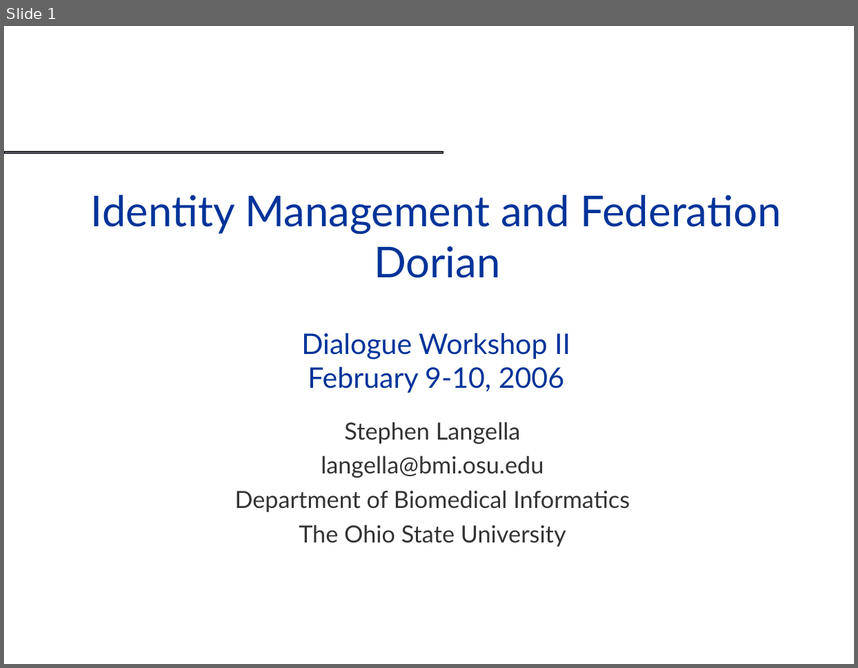
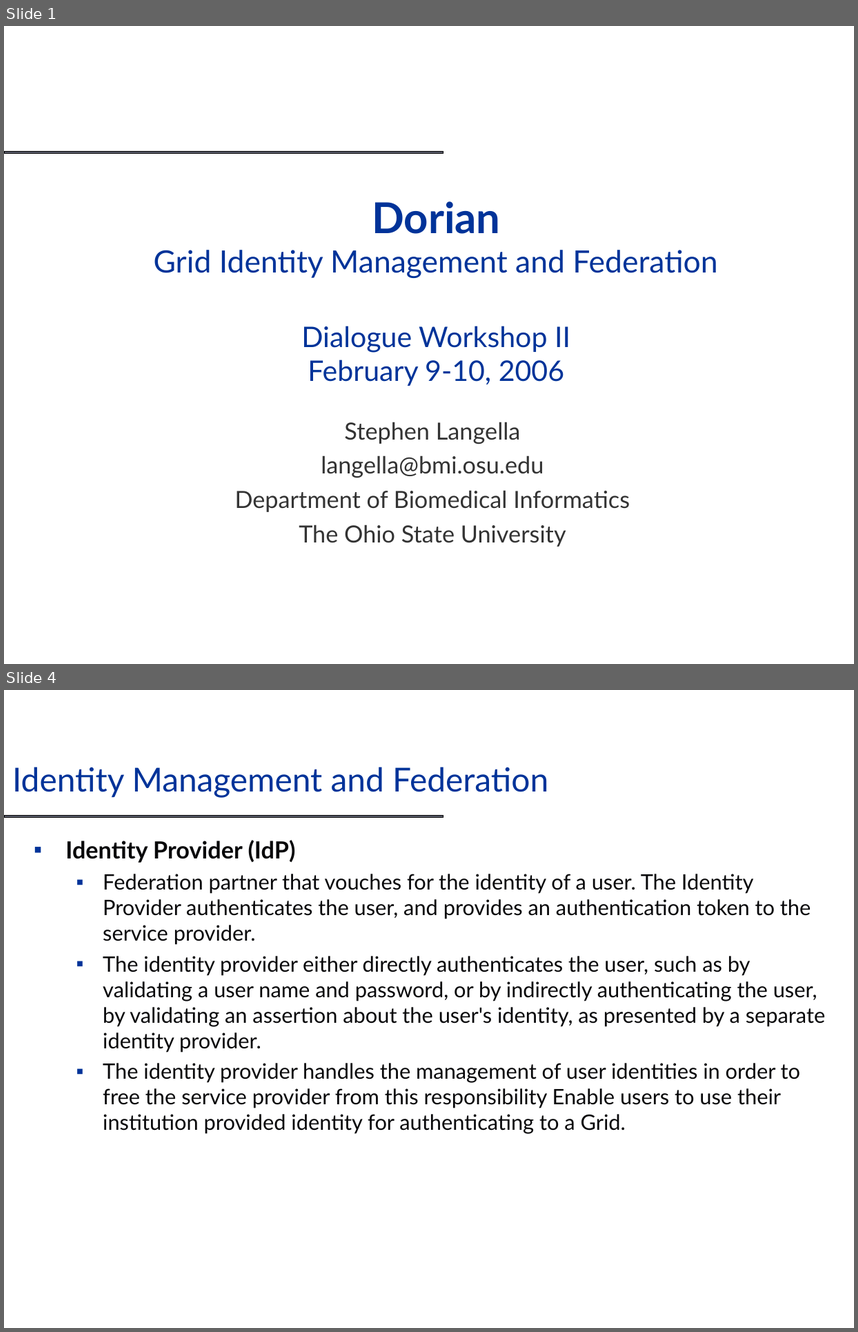
Before and after one commit to NCIP/cagrid-docs, a slide deck: presentations/dorian/Dorian_DIALOGUE2.ppt. Shown one above the other, each under a label of ours: slide 1 before the commit, slides 1 and 4 after it; the slides between them are not shown. The pictures are 858x668 and 858x1332 pixels, drawn with LibreOffice and Linux fonts; fonts in the diff are those of the drawing; background and template pictures are left out. Boxes give left, top, right and bottom in pixels: in the first picture for what was removed or moved away, otherwise in the second. Text is boxed around its words. In the diff, an @@ line names an element or a change of style, - is before the commit and + after.

```diff
--- a/presentations/dorian/Dorian_DIALOGUE2.ppt
+++ b/presentations/dorian/Dorian_DIALOGUE2.ppt
@@ slide 4 added at [4, 690, 854, 1328], background #FFFFFF; not listed: 1 template element that a slide beside it also shows @@
@@ title added at [12, 767, 548, 798], 28 pt, text #003399 @@
+Identity Management and Federation
@@ text added at [65, 840, 825, 1134], 18 pt, text #070709 @@
+▪ Identity Provider (IdP)
+  ▪ Federation partner that vouches for the identity of a user. The Identity Provider authenticates the user, and provides an authentication token to the service provider.
+  ▪ The identity provider either directly authenticates the user, such as by validating a user name and password, or by indirectly authenticating the user, by validating an assertion about the user's identity, as presented by a separate identity provider.
+  ▪ The identity provider handles the management of user identities in order to free the service provider from this responsibility Enable users to use their institution provided identity for authenticating to a Grid.
@@ slide 1 changed as well @@
@@ title at [154, 201, 717, 385]: text changed; size 36 to 26 pt @@
-Identity Management and Federation
-Dorian
-Dialogue Workshop II
-February 9-10, 2006
+Dorian
+Grid Identity Management and Federation
+Dialogue Workshop II
+February 9-10, 2006
```
Also in this commit, not shown: 7 other slides added, 1 slide removed, 2 other files.
